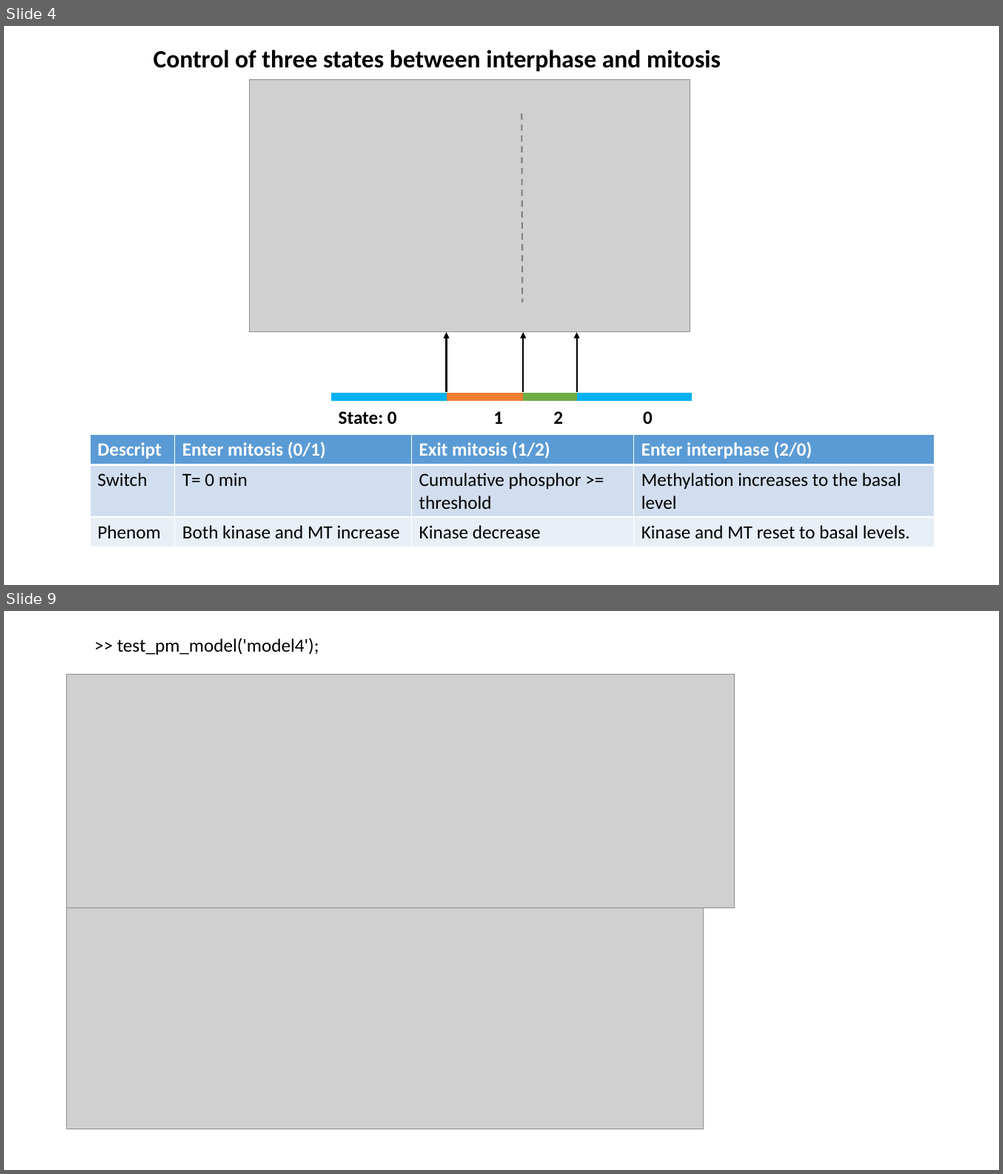
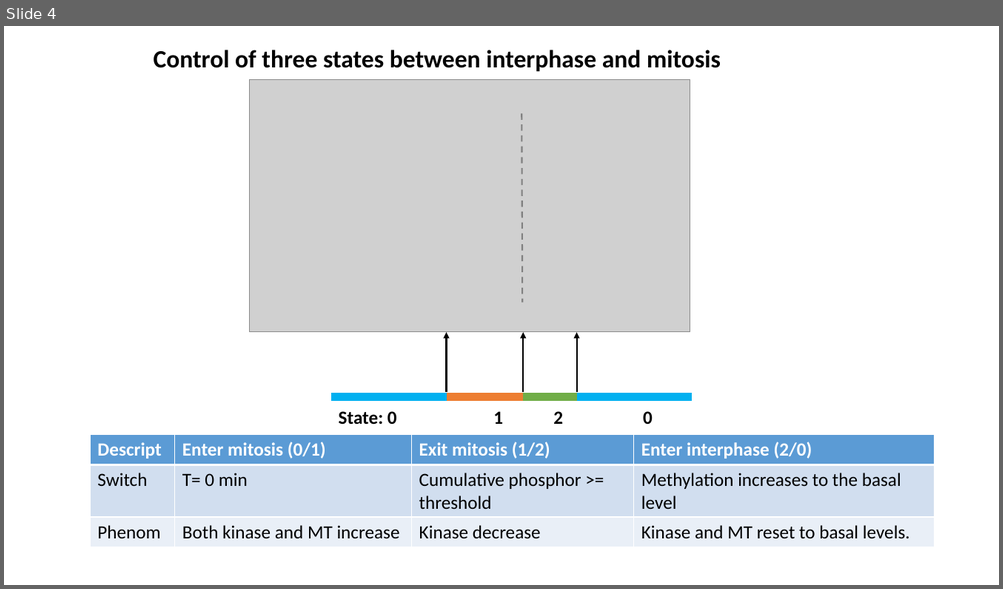
Before and after one commit to lu6007/fluocell, a slide deck: app/model/result_0211_2017.pptx. Shown one above the other, each under a label of ours: slides 4 and 9 before the commit, slide 4 after it; the slides between them are not shown. The pictures are 1003x1174 and 1003x589 pixels, drawn with LibreOffice and Linux fonts; fonts in the diff are those of the drawing; grey boxes stand for pictures. Boxes give left, top, right and bottom in pixels: in the first picture for what was removed or moved away, otherwise in the second. Text is boxed around its words. In the diff, an @@ line names an element or a change of style, - is before the commit and + after.

Commit message:
Updated the model and results based on literature.

```diff
--- a/app/model/result_0211_2017.pptx
+++ b/app/model/result_0211_2017.pptx
@@ slide 9 removed at (4, 611, 999, 1170), background #FFFFFF @@
@@ text removed at (117, 638, 319, 655) @@
->> test_pm_model('model4');
@@ picture removed at (67, 675, 734, 908) @@
@@ picture removed at (67, 908, 703, 1130) @@
```
Also in this commit, not shown: 7 slides changed, 1 slide added, 4 other files.
